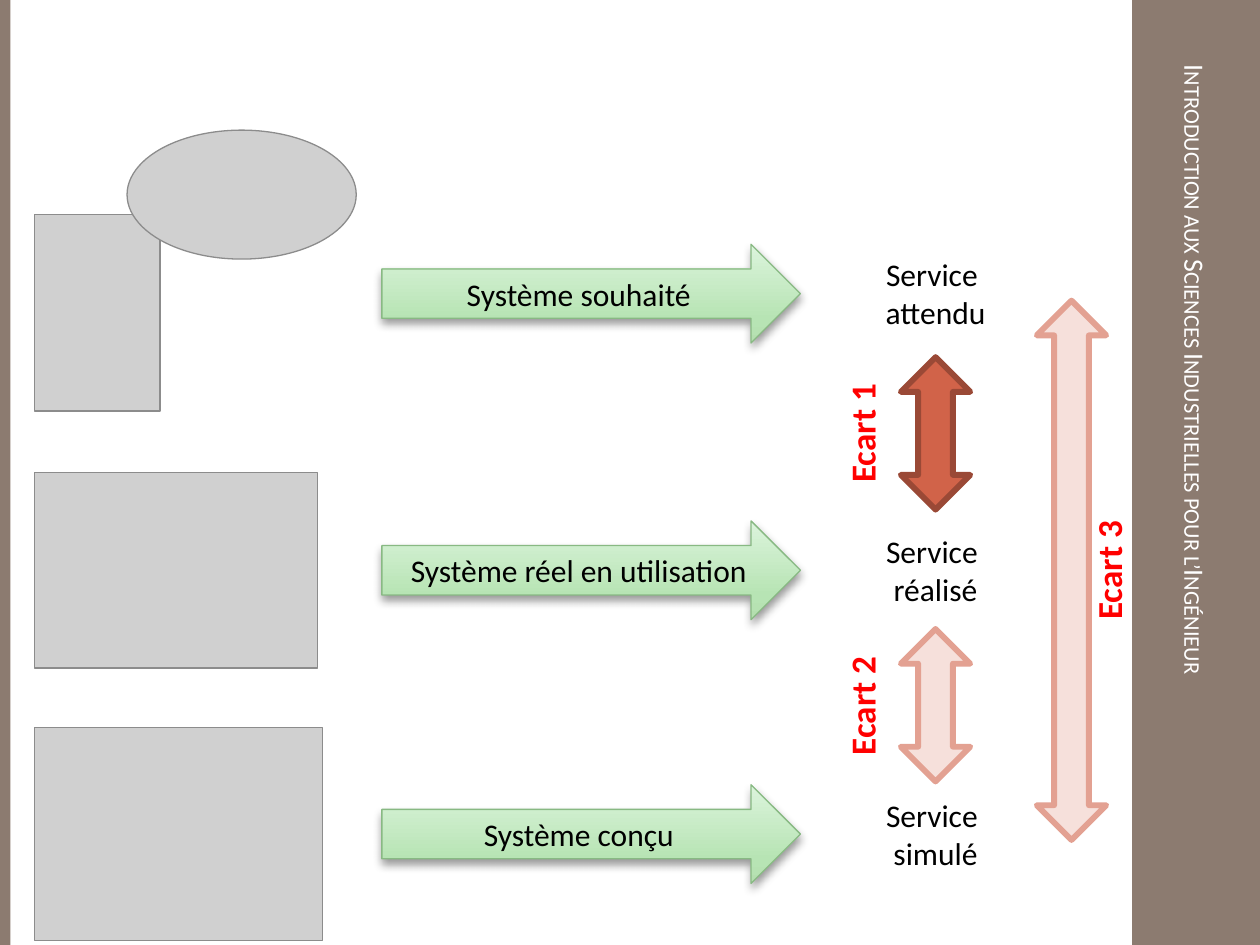
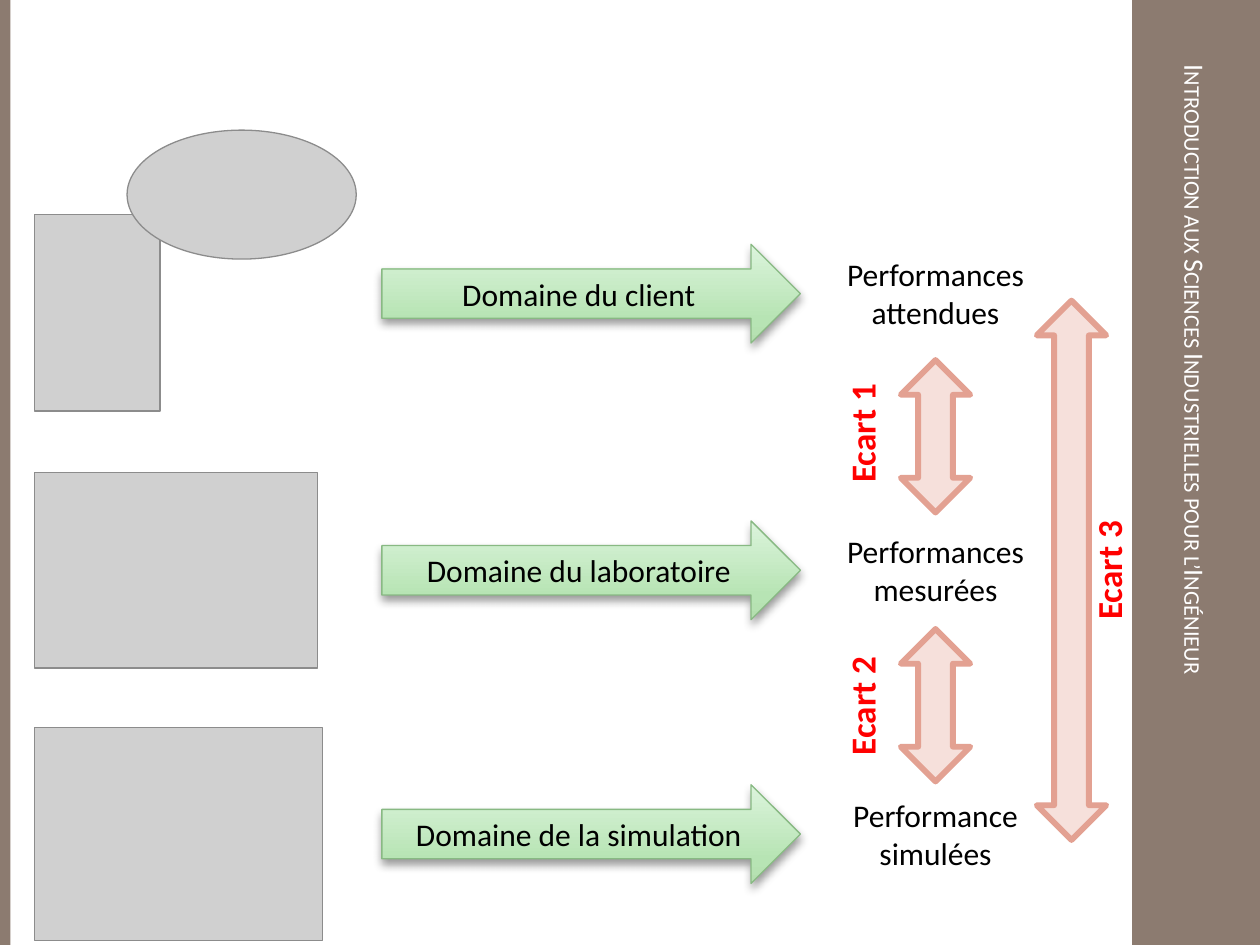
Before and after one commit to xpessoles/Formations, a slide deck: slide 1 of ModelisationMultiphysique/ApplicationsPedagogiques/Ecarts.pptx. Drawn at 1260x945 pixels with LibreOffice and Linux fonts; fonts in the diff are those of the drawing; grey boxes stand for pictures; background and template pictures are left out. Boxes give left, top, right and bottom in pixels: in the first picture for what was removed or moved away, otherwise in the second. Text is boxed around its words. In the diff, an @@ line names an element or a change of style, - is before the commit and + after.

```diff
--- a/ModelisationMultiphysique/ApplicationsPedagogiques/Ecarts.pptx
+++ b/ModelisationMultiphysique/ApplicationsPedagogiques/Ecarts.pptx
@@ text at [847, 264, 1024, 325]: text changed @@
-Service
-attendu
+Performances
+attendues
@@ text in right arrow at [462, 284, 695, 307]: text changed @@
-Système souhaité
+Domaine du client
@@ up down arrow: place and size @@
-up down arrow at [901, 357, 970, 509]
+up down arrow at [901, 360, 970, 513]
@@ up down arrow at [901, 360, 970, 513]: fill #D16349 to #F6E0DB; outline #9B4936 3.35 pt to #E3A192 3.35 pt @@
@@ text in right arrow at [427, 560, 731, 583]: text changed @@
-Système réel en utilisation
+Domaine du laboratoire
@@ text at [847, 541, 1024, 602]: text changed @@
-Service
-réalisé
+Performances mesurées
@@ text at [853, 805, 1017, 866]: text changed @@
-Service
-simulé
+Performance simulées
@@ text in right arrow at [416, 824, 741, 847]: text changed @@
-Système conçu
+Domaine de la simulation
```
Also in this commit, not shown: 6 other files.
